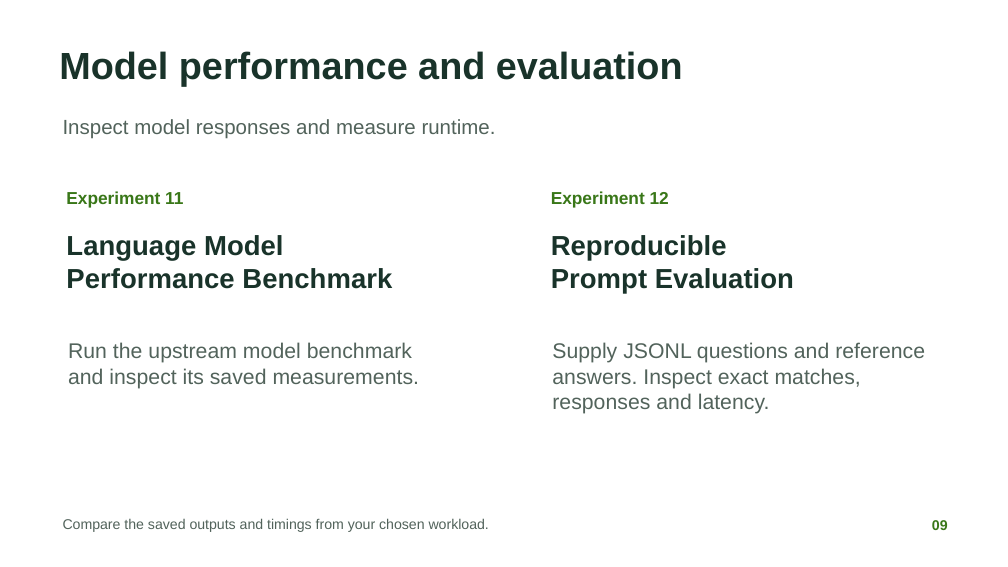
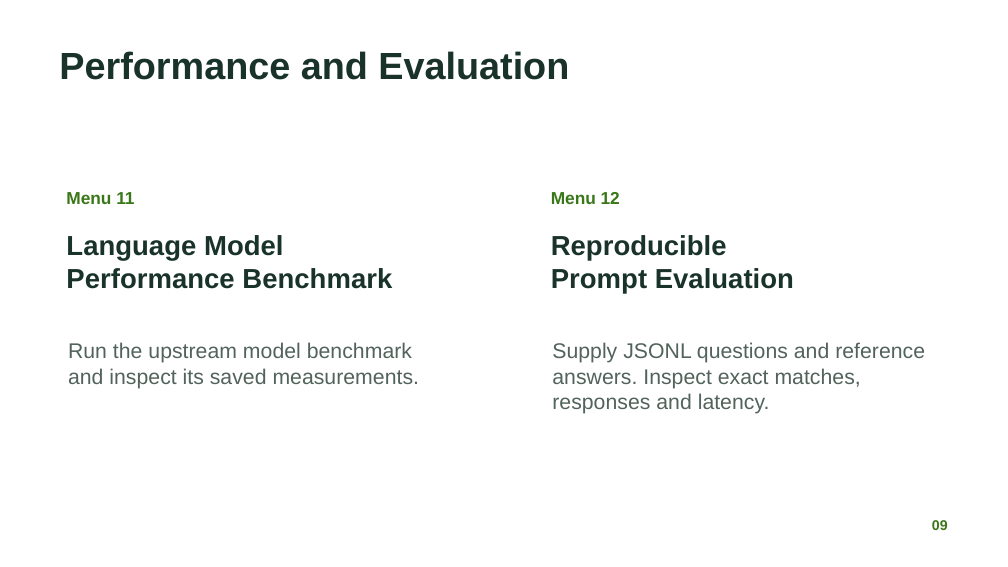
Before and after one commit to nileshsarkar-ai/JetsonNano-Demo, a slide deck: slide 9 of docs/Jetson_Nano_Local_AI_Experiments.pptx. Drawn at 1008x567 pixels with LibreOffice and Linux fonts; fonts in the diff are those of the drawing. Boxes give left, top, right and bottom in pixels: in the first picture for what was removed or moved away, otherwise in the second. Text is boxed around its words. In the diff, an @@ line names an element or a change of style, - is before the commit and + after.

```diff
--- a/docs/Jetson_Nano_Local_AI_Experiments.pptx
+++ b/docs/Jetson_Nano_Local_AI_Experiments.pptx
@@ text at [59, 51, 569, 80]: text changed @@
-Model performance and evaluation
+Performance and Evaluation
@@ text removed at [63, 119, 496, 139] @@
-Inspect model responses and measure runtime.
@@ text at [66, 192, 134, 204]: text changed @@
-Experiment 11
+Menu 11
@@ text at [551, 192, 620, 204]: text changed @@
-Experiment 12
+Menu 12
@@ text removed at [63, 518, 489, 532] @@
-Compare the saved outputs and timings from your chosen workload.
```
Also in this commit, not shown: 8 other slides changed, 1 slide added, 1 slide removed, 2 other files.
